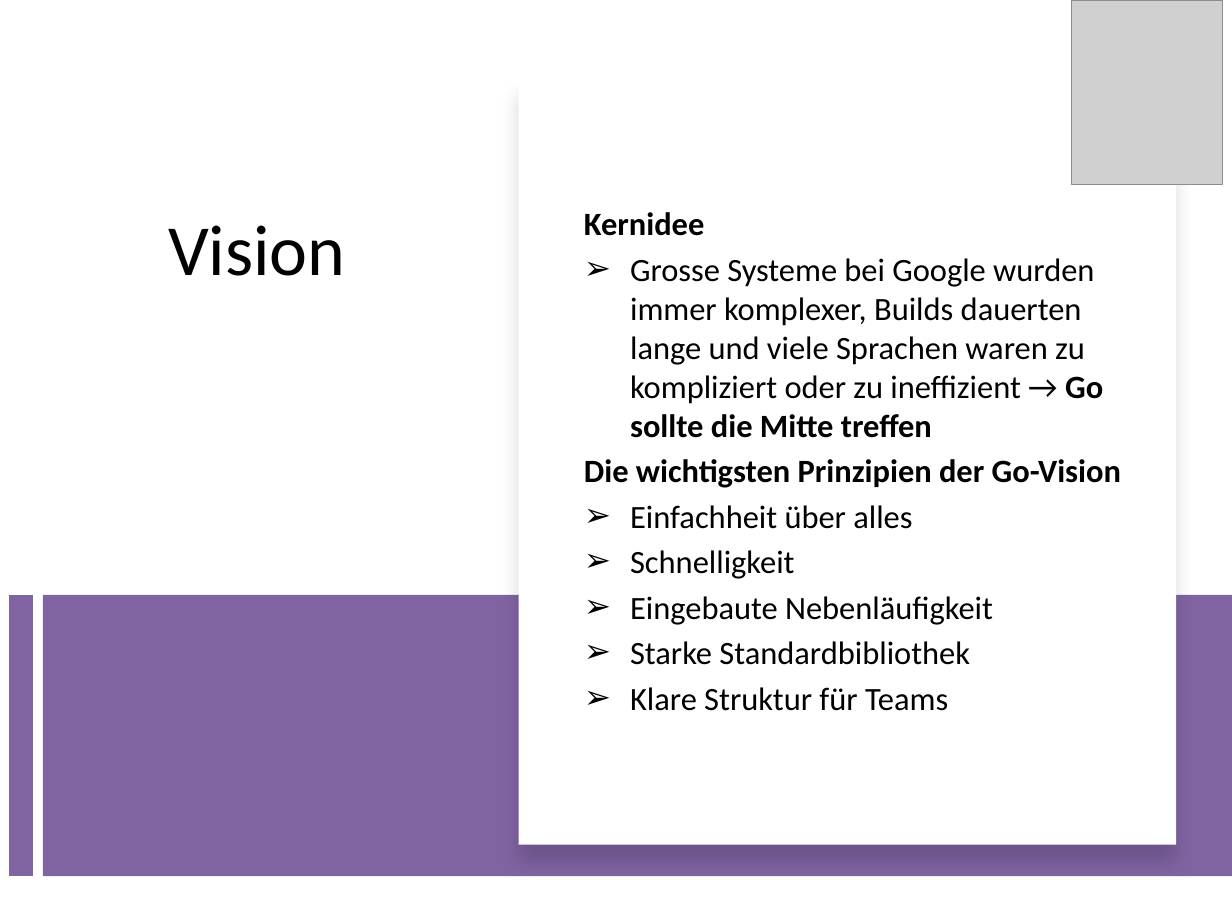
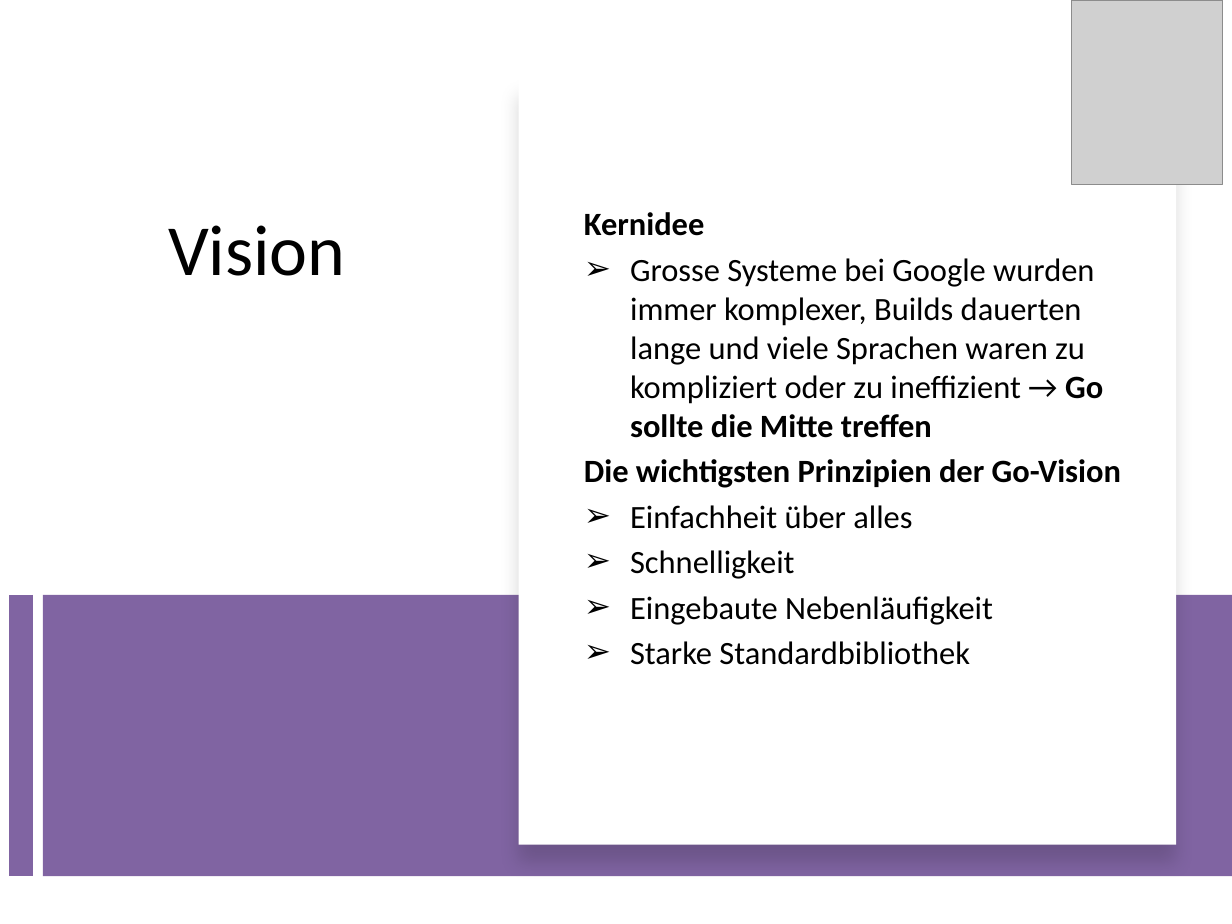
Before and after one commit to RatedNextGen/pcp-go, a slide deck: slide 2 of presentation/GO-Präsi.pptx. Drawn at 1232x924 pixels with LibreOffice and Linux fonts; fonts in the diff are those of the drawing; grey boxes stand for pictures. Boxes give left, top, right and bottom in pixels: in the first picture for what was removed or moved away, otherwise in the second. Text is boxed around its words. In the diff, an @@ line names an element or a change of style, - is before the commit and + after.

```diff
--- a/presentation/GO-Präsi.pptx
+++ b/presentation/GO-Präsi.pptx
@@ text at (630, 687, 948, 711): paragraph removed @@
-➢ Klare Struktur für Teams
```
Also in this commit, not shown: 1 other slide changed, 1 slide added, 1 slide removed, 1 other file.
